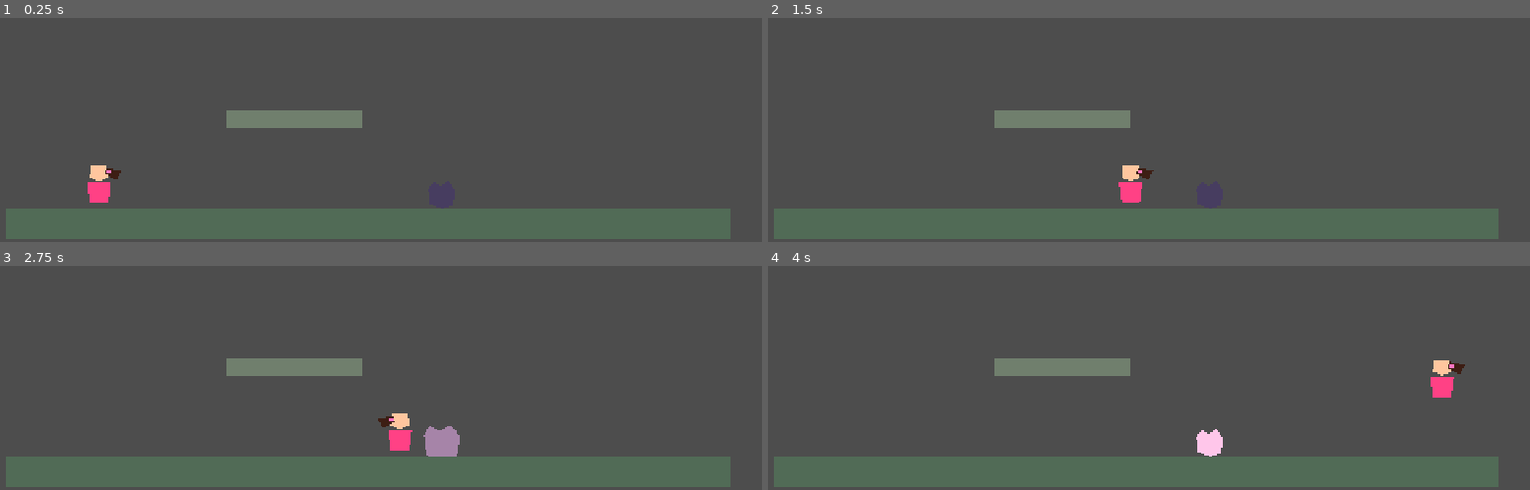
Above: before the commit, frames 1-4 (two rows, left to right).
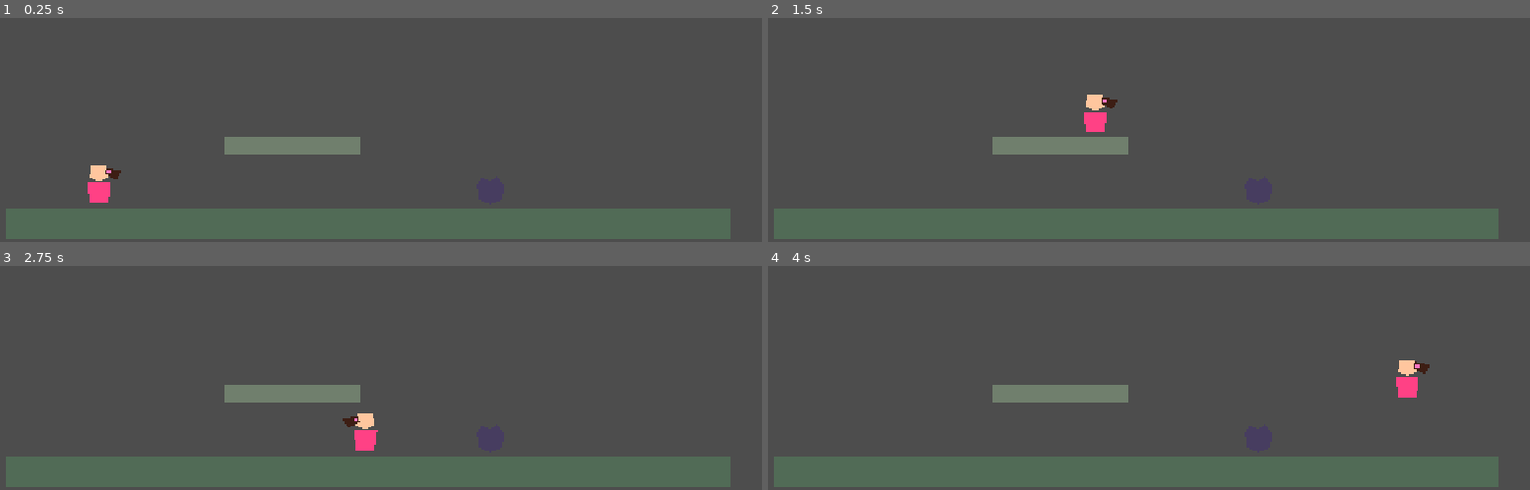
Above: after the commit, the same moments.

Repository: MarcosGiannini/ines-game
Game: Godot game, scene res://scenes/test/MovementTestRoom.tscn
Two runs of this game, one before a commit and one after it. Both use one fixed random seed, a clock stepped at 60 frames per second and the inputs below.
Inputs:
- Up to frame 1 (0.25 s): no input
- Up to frame 2 (1.5 s): hold D (move_right) from 0.53 s (still down); tap Space (jump) at 0.77 s
- Up to frame 3 (2.75 s): tap Space (jump) at 1.52 s; release D (move_right) at 2.03 s; hold A (move_left) from 2.03 s (still down)
- Up to frame 4 (4 s): release A (move_left) at 2.78 s; hold D (move_right) from 2.78 s (still down); tap Space (jump) at 3.02, 3.77 s

The runs differ from the first frame. In frame 1, 2.8% of the frame differs, in the area x 29-48%, y 41-61%; in frame 2, 3.5%; in frame 3, 4.3%, in the area x 29-61%, y 41-86%; in frame 4, 4.0%.

Commit message:
Update project configuration and scene files for improved enemy interaction

Diff:
--- a/project.godot
+++ b/project.godot
@@ -1,14 +1,22 @@
 ; Engine configuration file.
 ; It's best edited using the editor UI and not directly,
 ; since the parameters that go here are not all obvious.
+;
+; Format:
+;   [section] ; section goes between []
+;   param=value ; assign values to parameters
 
 config_version=5
+
+[animation]
+
+compatibility/default_parent_skeleton_in_mesh_instance_3d=true
 
 [application]
 
 config/name="Ines Game"
 run/main_scene="res://scenes/test/MovementTestRoom.tscn"
-config/features=PackedStringArray("4.3", "Forward Plus")
+config/features=PackedStringArray("4.6", "Forward Plus")
 
 [display]
 
@@ -21,21 +29,21 @@
 
 move_left={
 "deadzone": 0.5,
-"events": [Object(InputEventKey,"resource_local_to_scene":false,"device":-1,"window_id":0,"alt_pressed":f …(185 unchanged characters)…
-, Object(InputEventKey,"resource_local_to_scene":false,"device":-1,"window_id":0,"alt_pressed":f …(190 unchanged characters)…
+"events": [Object(InputEventKey,"resource_local_to_scene":false,"resource_name":"","device":-1,"window_id":0,"alt_pressed":f …(185 unchanged characters)…
+, Object(InputEventKey,"resource_local_to_scene":false,"resource_name":"","device":-1,"window_id":0,"alt_pressed":f …(190 unchanged characters)…
 ]
 }
 move_right={
 "deadzone": 0.5,
-"events": [Object(InputEventKey,"resource_local_to_scene":false,"device":-1,"window_id":0,"alt_pressed":f …(185 unchanged characters)…
-, Object(InputEventKey,"resource_local_to_scene":false,"device":-1,"window_id":0,"alt_pressed":f …(190 unchanged characters)…
+"events": [Object(InputEventKey,"resource_local_to_scene":false,"resource_name":"","device":-1,"window_id":0,"alt_pressed":f …(185 unchanged characters)…
+, Object(InputEventKey,"resource_local_to_scene":false,"resource_name":"","device":-1,"window_id":0,"alt_pressed":f …(190 unchanged characters)…
 ]
 }
 jump={
 "deadzone": 0.5,
-"events": [Object(InputEventKey,"resource_local_to_scene":false,"device":-1,"window_id":0,"alt_pressed":f …(185 unchanged characters)…
-, Object(InputEventKey,"resource_local_to_scene":false,"device":-1,"window_id":0,"alt_pressed":false,"shift_pressed":false,"ctrl_pressed":false,"meta_pressed":false,"pressed":false,"keycode":87,"physical_keycode":0,"key_label":0,"unicode":0,"location":0,"echo":false,"script":null)
-, Object(InputEventKey,"resource_local_to_scene":false,"device":-1,"window_id":0,"alt_pressed":f …(190 unchanged characters)…
+"events": [Object(InputEventKey,"resource_local_to_scene":false,"resource_name":"","device":-1,"window_id":0,"alt_pressed":f …(185 unchanged characters)…
+, Object(InputEventKey,"resource_local_to_scene":false,"resource_name":"","device":-1,"window_id":0,"alt_pressed":false,"shift_pressed":false,"ctrl_pressed":false,"meta_pressed":false,"pressed":false,"keycode":87,"physical_keycode":0,"key_label":0,"unicode":0,"location":0,"echo":false,"script":null)
+, Object(InputEventKey,"resource_local_to_scene":false,"resource_name":"","device":-1,"window_id":0,"alt_pressed":f …(190 unchanged characters)…
 ]
 }
 
--- a/scenes/test/MovementTestRoom.tscn
+++ b/scenes/test/MovementTestRoom.tscn
@@ -1,4 +1,4 @@
-[gd_scene load_steps=5 format=3]
+[gd_scene format=3 uid="uid://c6yyj462y3ynh"]
 
 [ext_resource type="PackedScene" path="res://scenes/player/Player.tscn" id="1_player"]
 [ext_resource type="PackedScene" path="res://scenes/enemies/EnemyBase.tscn" id="2_enemy"]
@@ -9,32 +9,31 @@
 [sub_resource type="RectangleShape2D" id="RectangleShape2D_platform"]
 size = Vector2(220, 28)
 
-[node name="MovementTestRoom" type="Node2D"]
+[node name="MovementTestRoom" type="Node2D" unique_id=727079029]
 
-[node name="Player" parent="." instance=ExtResource("1_player")]
+[node name="Player" parent="." unique_id=1842676523 instance=ExtResource("1_player")]
 position = Vector2(180, 620)
 
-[node name="EnemyBase" parent="." instance=ExtResource("2_enemy")]
-position = Vector2(760, 644)
+[node name="EnemyBase" parent="." unique_id=1172172773 instance=ExtResource("2_enemy")]
+position = Vector2(839, 636)
 
-[node name="Ground" type="StaticBody2D" parent="."]
-collision_layer = 1
+[node name="Ground" type="StaticBody2D" parent="." unique_id=1437946071]
 
-[node name="CollisionShape2D" type="CollisionShape2D" parent="Ground"]
+[node name="CollisionShape2D" type="CollisionShape2D" parent="Ground" unique_id=1569229479]
 position = Vector2(640, 690)
 shape = SubResource("RectangleShape2D_ground")
 
-[node name="GroundVisual" type="Polygon2D" parent="Ground"]
+[node name="GroundVisual" type="Polygon2D" parent="Ground" unique_id=1407860832]
 color = Color(0.32, 0.42, 0.34, 1)
 polygon = PackedVector2Array(50, 666, 1230, 666, 1230, 714, 50, 714)
 
-[node name="SmallPlatform" type="StaticBody2D" parent="."]
-collision_layer = 1
+[node name="SmallPlatform" type="StaticBody2D" parent="." unique_id=94089516]
 
-[node name="CollisionShape2D" type="CollisionShape2D" parent="SmallPlatform"]
-position = Vector2(520, 520)
+[node name="CollisionShape2D" type="CollisionShape2D" parent="SmallPlatform" unique_id=1023313241]
+position = Vector2(515, 565)
 shape = SubResource("RectangleShape2D_platform")
 
-[node name="PlatformVisual" type="Polygon2D" parent="SmallPlatform"]
+[node name="PlatformVisual" type="Polygon2D" parent="SmallPlatform" unique_id=359808943]
+position = Vector2(-4, 42)
 color = Color(0.44, 0.5, 0.43, 1)
 polygon = PackedVector2Array(410, 506, 630, 506, 630, 534, 410, 534)
Not shown, added: scripts/enemies/enemy_base.gd.uid
Not shown, added: scripts/father/father_presence.gd.uid
Not shown, added: scripts/player/player.gd.uid
Not shown, added: scripts/player/player_jump.gd.uid
Not shown, added: scripts/player/player_movement.gd.uid
